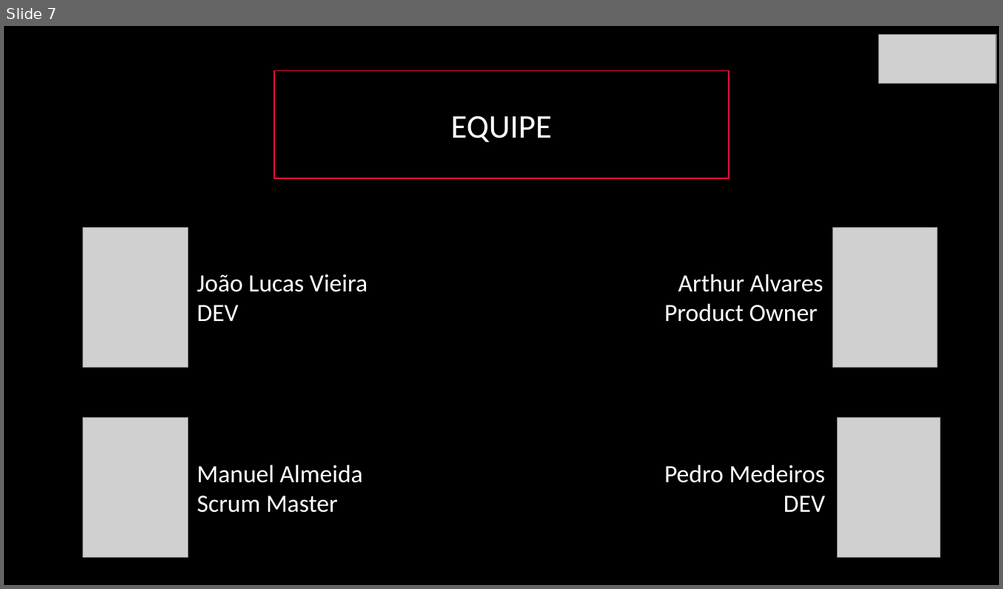
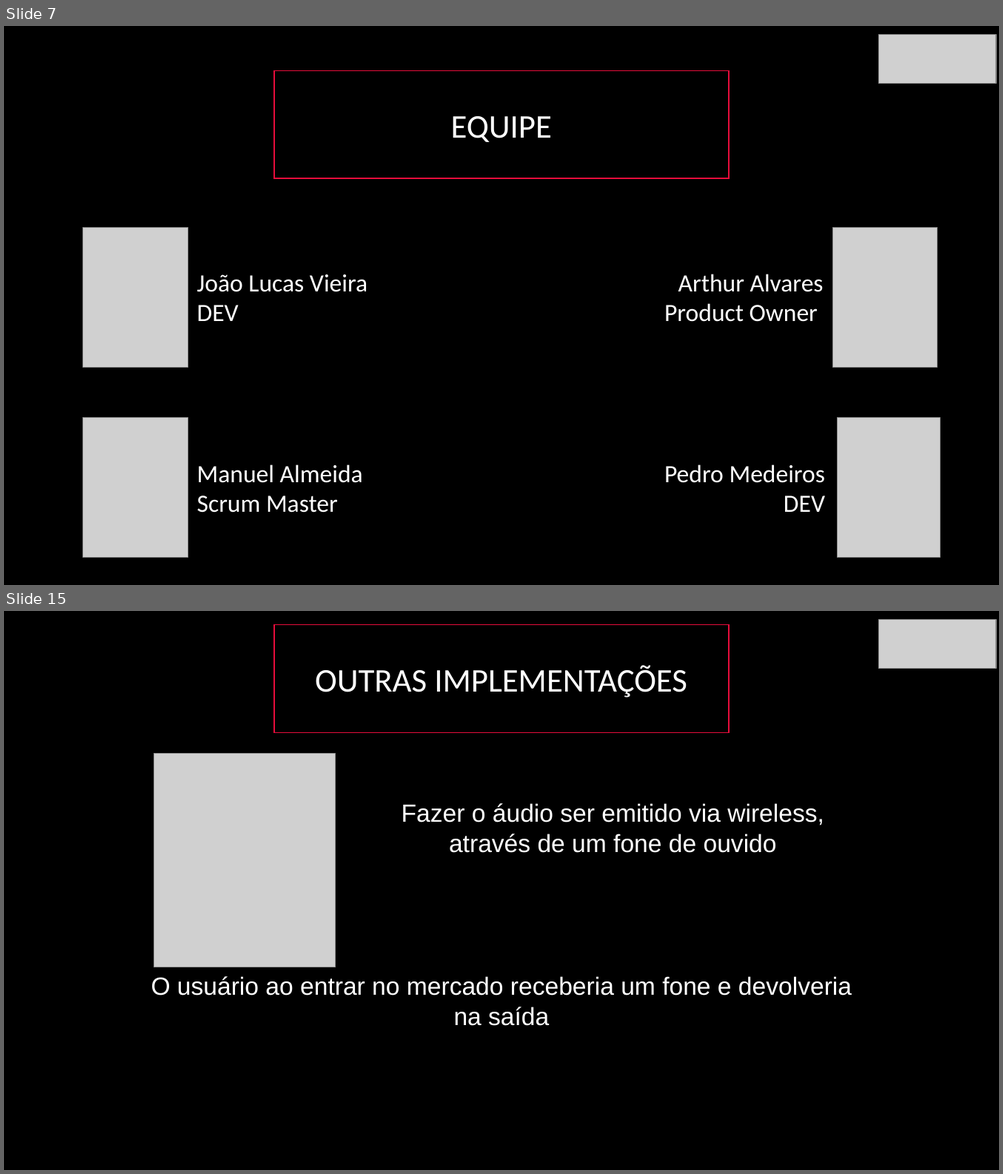
Before and after one commit to BandTec/blind-market, a slide deck: Apresentação-blindmarket.pptx. Shown one above the other, each under a label of ours: slide 7 before the commit, slides 7 and 15 after it; the slides between them are not shown. The pictures are 1003x589 and 1003x1174 pixels, drawn with LibreOffice and Linux fonts; fonts in the diff are those of the drawing; grey boxes stand for pictures. Boxes give left, top, right and bottom in pixels: in the first picture for what was removed or moved away, otherwise in the second. Text is boxed around its words. In the diff, an @@ line names an element or a change of style, - is before the commit and + after.

```diff
--- a/Apresentação-blindmarket.pptx
+++ b/Apresentação-blindmarket.pptx
@@ slide 15 added at [4, 611, 999, 1170], background #000000 @@
@@ rectangle added at [274, 624, 728, 732], fill #000000, outline #E50D3B 1 pt, 32 pt, text #FFFFFF @@
+OUTRAS IMPLEMENTAÇÕES
@@ picture added at [879, 620, 996, 669] @@
@@ picture added at [154, 754, 336, 967] @@
@@ text added at [401, 803, 824, 853], 24 pt, text #FFFFFF @@
+Fazer o áudio ser emitido via wireless, através de um fone de ouvido
@@ text added at [151, 977, 851, 1026], 24 pt, text #FFFFFF @@
+O usuário ao entrar no mercado receberia um fone e devolveria na saída
```
Also in this commit, not shown: 7 other slides added, 1 slide removed.
